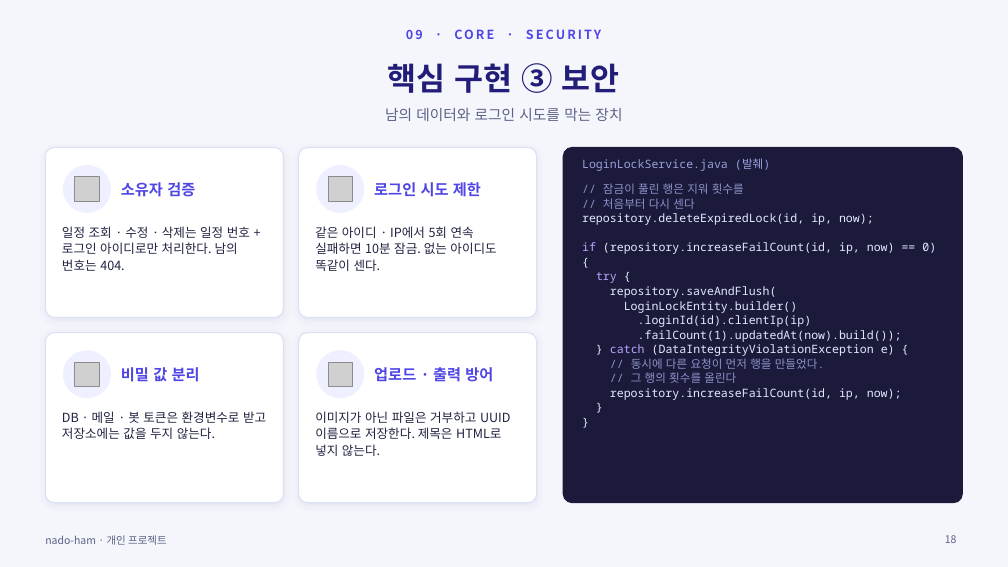
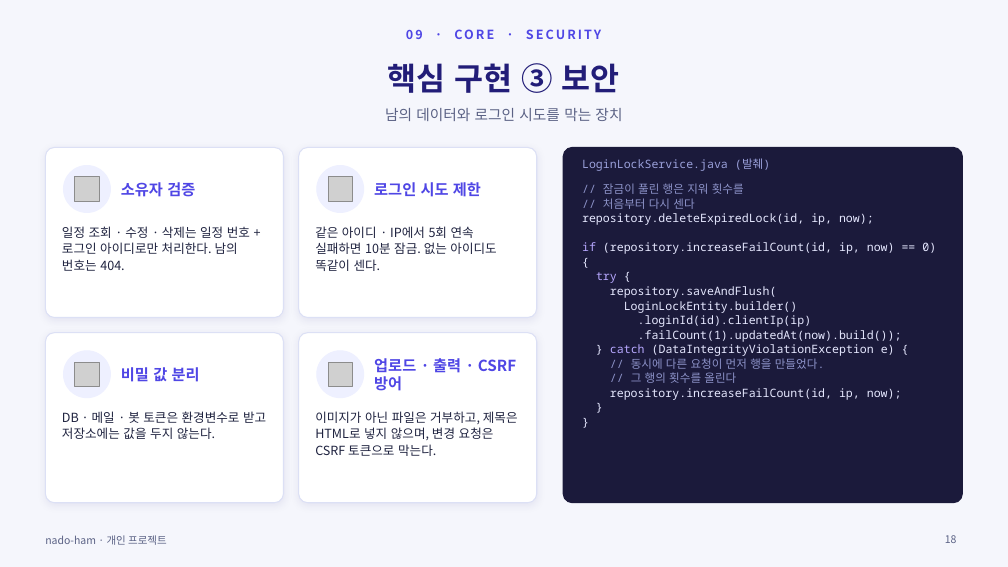
Before and after one commit to ho8566z/nado-ham_word, a slide deck: slide 18 of ppt_output/nado_ham.pptx. Drawn at 1008x567 pixels with LibreOffice and Linux fonts; fonts in the diff are those of the drawing; grey boxes stand for pictures. Boxes give left, top, right and bottom in pixels: in the first picture for what was removed or moved away, otherwise in the second. Text is boxed around its words. In the diff, an @@ line names an element or a change of style, - is before the commit and + after.

```diff
--- a/ppt_output/nado_ham.pptx
+++ b/ppt_output/nado_ham.pptx
@@ text at [374, 358, 516, 391]: text changed @@
-업로드 · 출력 방어
+업로드 · 출력 · CSRF 방어
@@ text at [315, 411, 518, 456]: text changed @@
-이미지가 아닌 파일은 거부하고 UUID 이름으로 저장한다. 제목은 HTML로 넣지 않는다.
+이미지가 아닌 파일은 거부하고, 제목은 HTML로 넣지 않으며, 변경 요청은 CSRF 토큰으로 막는다.
```
Also in this commit, not shown: 7 other slides changed, 1 other file.
